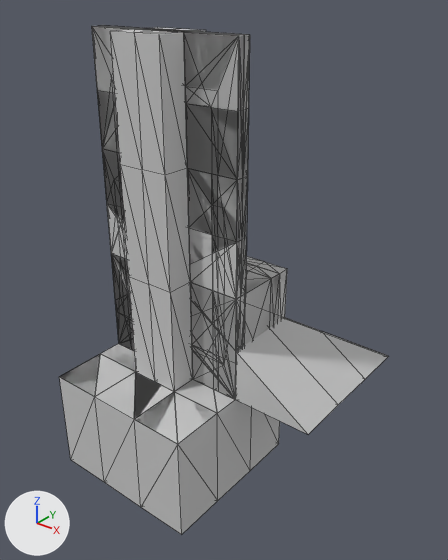
Two versions of the FBX model Assets/EditorPlugins/CreVox/Model/LevelPieces/LevelPieces.FBX, one commit apart.
Rendered twice from a camera (50 mm lens) standing at (6.95, -7.13, 6.69) and looking at (0.72, 0.65, 1.87). The lights are fixed; the arrows at lower left show +X, +Y and +Z. Mesh edges are drawn as thin lines. Where no turn or scale is listed for an object, it has been applied to the vertices.

Objects in the first picture: 'Door', 'Fence_StairL', 'Fence_StairR', 'Ground', 'Stair', 'StairCorner', 'Voxel', 'Wall', 'WallHalf', 'WallSeprator', 'WindowX1.0', 'WindowX2.0'.
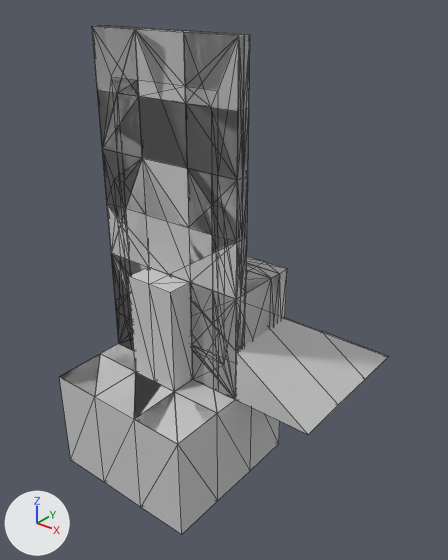
The change, as a diff of the scene's bpy script:
```diff
--- a/Assets/EditorPlugins/CreVox/Model/LevelPieces/LevelPieces.FBX.py
+++ b/Assets/EditorPlugins/CreVox/Model/LevelPieces/LevelPieces.FBX.py
@@ me_mesh_006 @@
 # used by ob_wallseprator; location = (0.0, 0.0, 0.0)
-me_mesh_006.from_pydata(...)  # 34 vertices, 64 faces; spans x -0.5..0.5, y -0.5..0.5, z 0.0..6.0
+me_mesh_006.from_pydata(...)  # 18 vertices, 32 faces; spans x -0.5..0.5, y -0.5..0.5, z 0.0..2.0
+# me_mesh_006 part 1
+# 17 vertices are removed from x -0.5..0.5, y -0.5..0.5, z 4.0..6.0
+# 40 faces are deleted
+# 1 vertex is added at (0.0, 0.0, 2.0)
+# 8 new faces join them
 me_mesh_006.materials.append(mat_mat_piece)
```

Boxes (x1, y1, x2, y2) around the edits, measured in the pictures (448 x 560 px):
'WallSeprator', reshaped: before (110, 27, 206, 392); after (128, 267, 193, 392)
part 1 of me_mesh_006, cut back: before (110, 27, 206, 293); after (129, 267, 190, 293)
